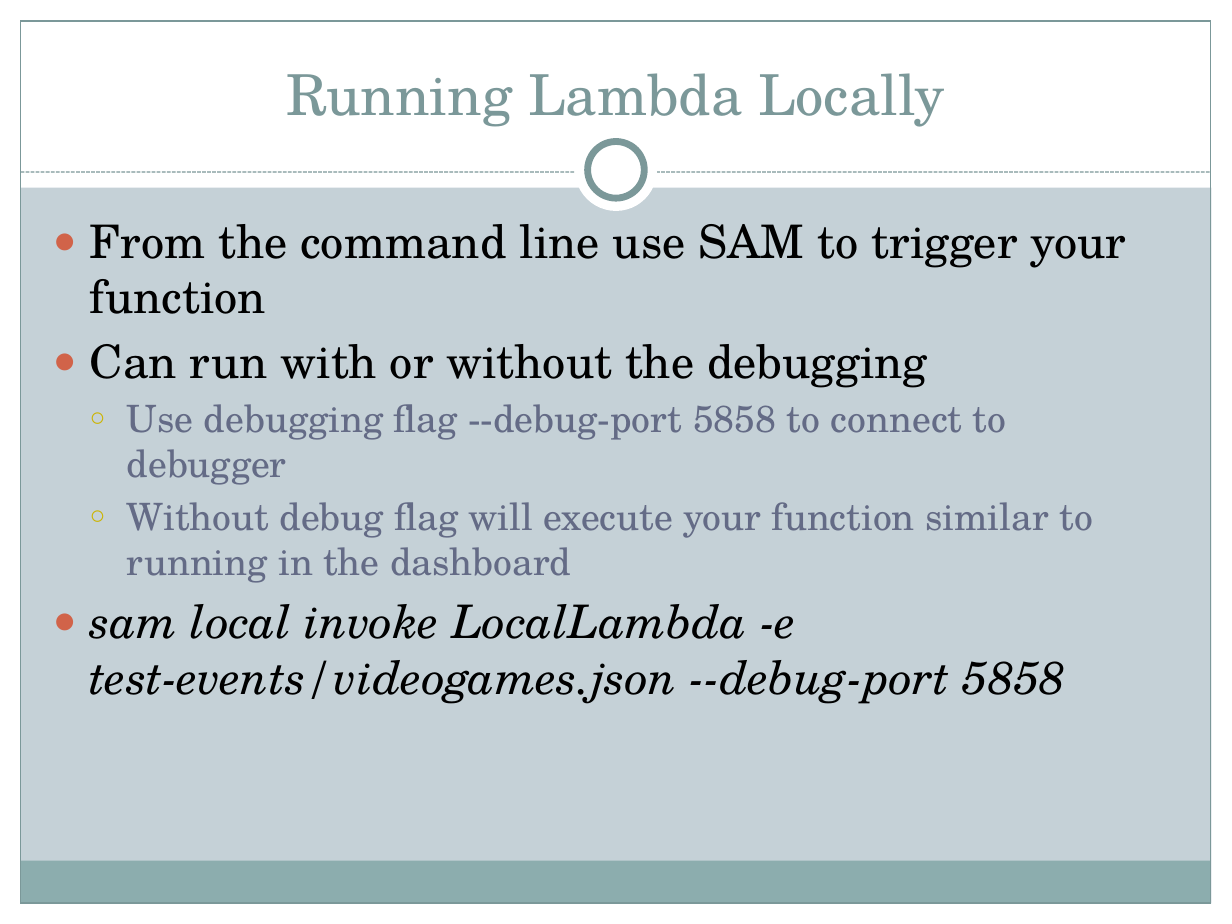
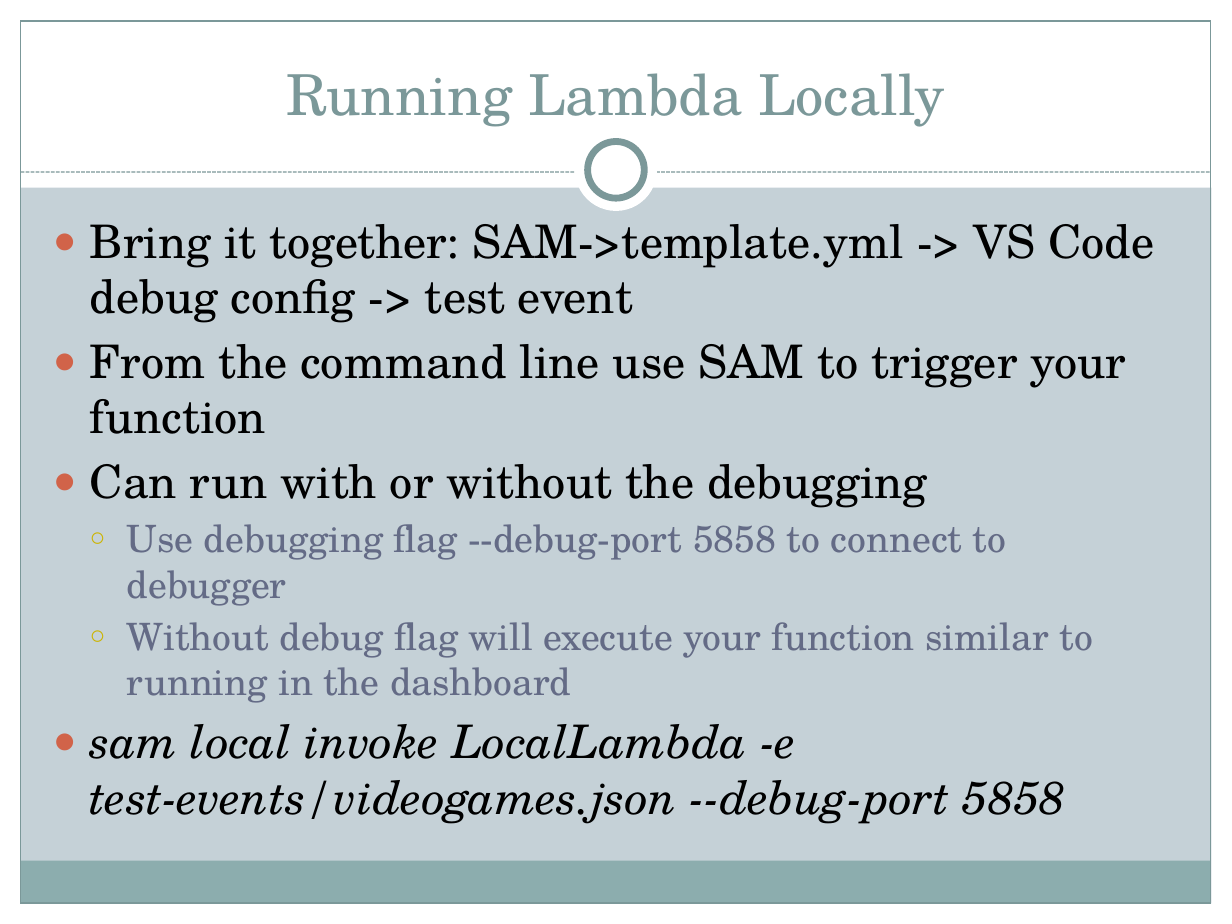
Before and after one commit to motobreath/lambda-lambda-lambda, a slide deck: slide 26 of lambda-lambda-lambda.pptx (slide 20 before the commit). Drawn at 1232x924 pixels with LibreOffice and Linux fonts; fonts in the diff are those of the drawing. Boxes give left, top, right and bottom in pixels: in the first picture for what was removed or moved away, otherwise in the second. Text is boxed around its words. In the diff, an @@ line names an element or a change of style, - is before the commit and + after.

Commit message:
latest lambda talk

```diff
--- a/lambda-lambda-lambda.pptx
+++ b/lambda-lambda-lambda.pptx
@@ text at (90, 224, 1154, 323): paragraph added @@
+● Bring it together: SAM->template.yml -> VS Code debug config -> test event
```
Also in this commit, not shown: 8 other slides changed, 6 slides added.
